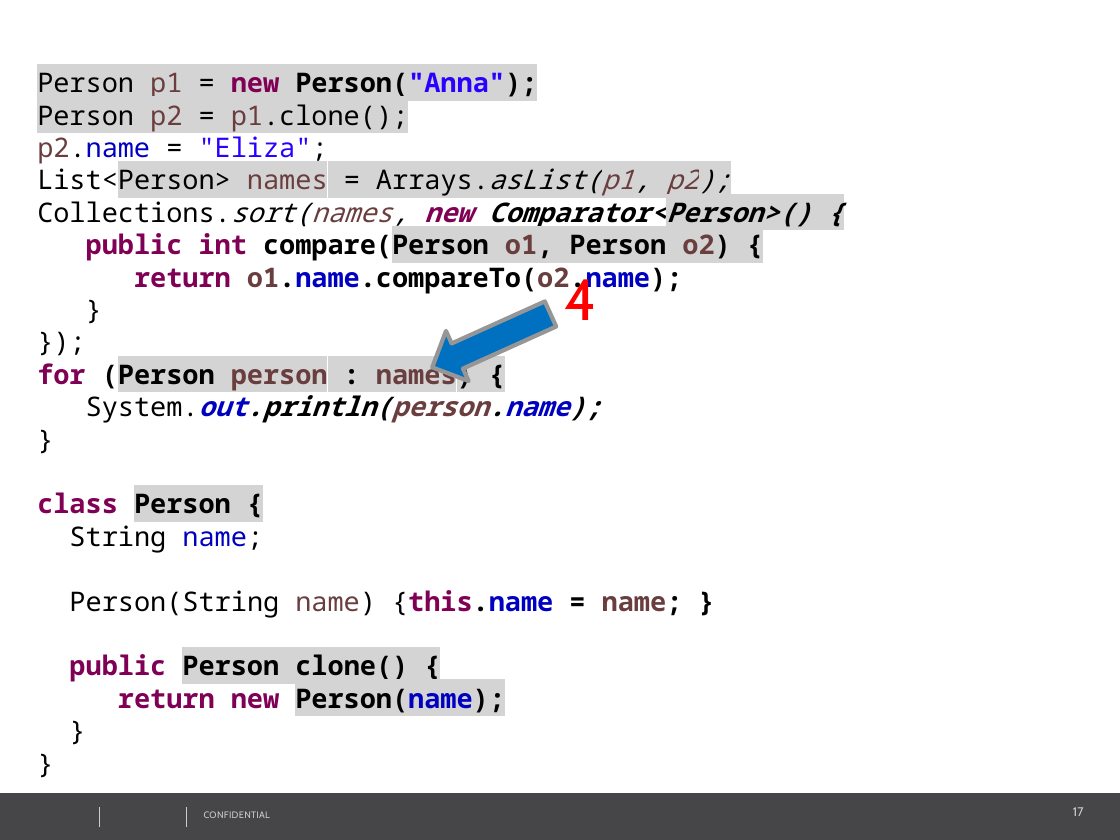
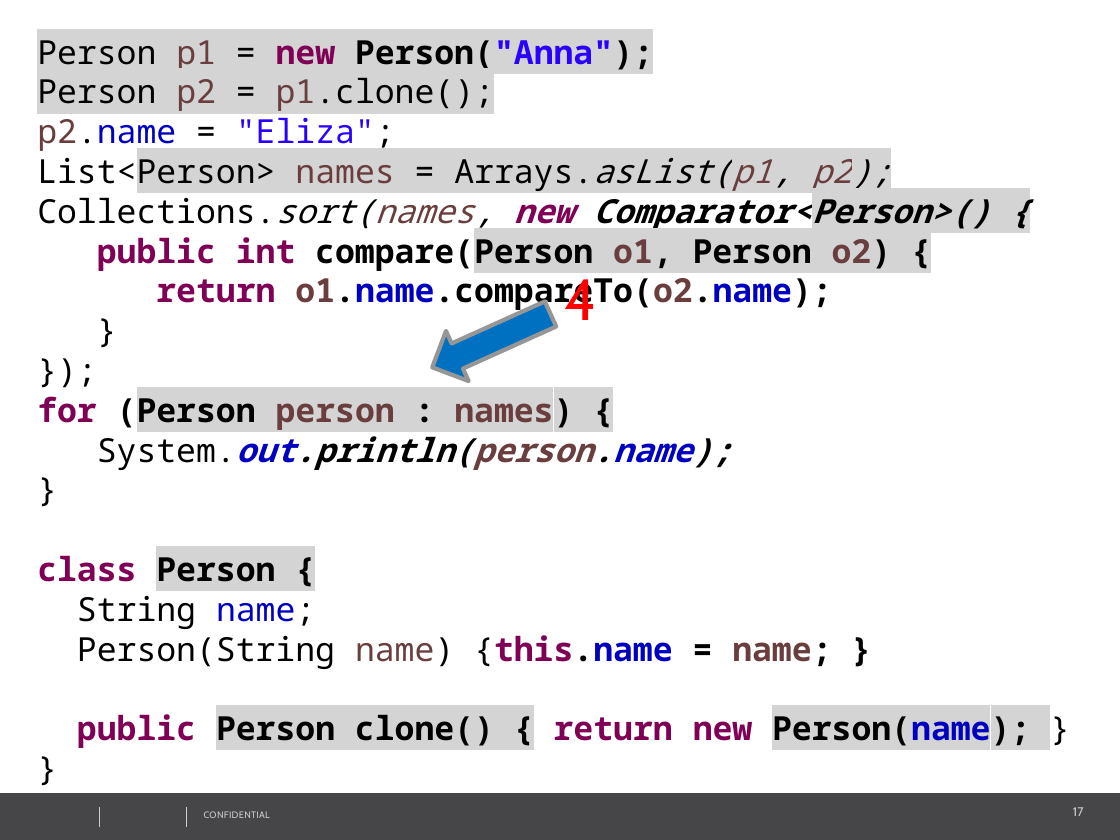
Before and after one commit to vitali-kviatkouski/personal, a slide deck: slide 17 of DesignPatternsQuizFinal.pptx. Drawn at 1120x840 pixels with LibreOffice and Linux fonts; fonts in the diff are those of the drawing; background and template pictures are left out. Boxes give left, top, right and bottom in pixels: in the first picture for what was removed or moved away, otherwise in the second. Text is boxed around its words. In the diff, an @@ line names an element or a change of style, - is before the commit and + after.

Commit message:
Final version of design patterns quiz

```diff
--- a/DesignPatternsQuizFinal.pptx
+++ b/DesignPatternsQuizFinal.pptx
@@ text at <box>37,40,1030,749</box>: paragraph removed @@
-}
@@ text "Person p1 = new Person("Anna");": place and size @@
-text "Person p1 = new Person("Anna");" at <box>37,72,812,713</box>
+text "Person p1 = new Person("Anna");" at <box>37,40,1030,749</box>
@@ text at <box>37,40,990,669</box>: size 13 to 16 pt in "Person p1 = new Person("Anna");", "Person p2 = p1.clone();", "p2.name = "Eliza";", "List<Person> names = Arrays.asList(p1, p2);" and 12 more places @@
@@ text at <box>77,709,1030,749</box>: text changed; size 13 to 16 pt @@
-public Person clone() {
-return new Person(name);
+public Person clone() { return new Person(name); }
```
Also in this commit, not shown: 13 other slides changed, 2 slides added.
